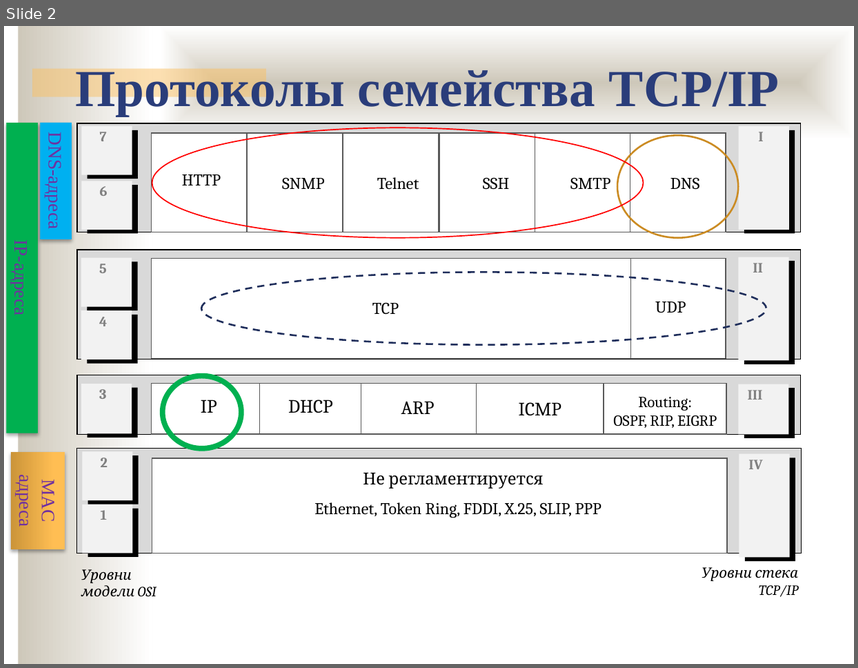
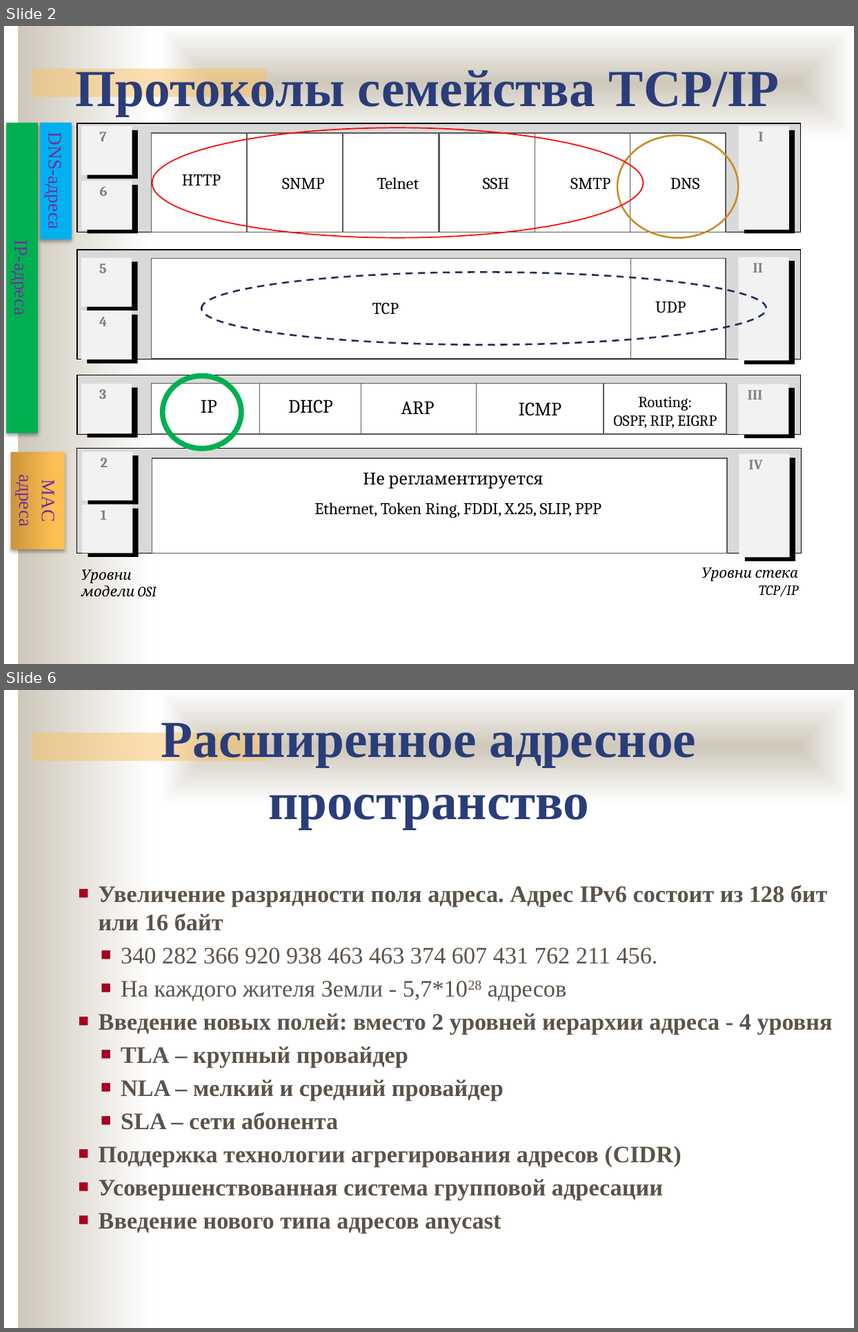
Before and after one commit to ukoloff/nets, a slide deck: lecture/15.pptx. Shown one above the other, each under a label of ours: slide 2 before the commit, slides 2 and 6 after it; the slides between them are not shown. The pictures are 858x668 and 858x1332 pixels, drawn with LibreOffice and Linux fonts; fonts in the diff are those of the drawing; background and template pictures are left out. Boxes give left, top, right and bottom in pixels: in the first picture for what was removed or moved away, otherwise in the second. Text is boxed around its words. In the diff, an @@ line names an element or a change of style, - is before the commit and + after.

```diff
--- a/lecture/15.pptx
+++ b/lecture/15.pptx
@@ slide 6 added at box(4, 690, 854, 1328), background #FFFFFF; not listed: 3 template elements that a slide beside it also shows @@
@@ text added at box(161, 716, 696, 829), 44 pt, text #2A3D7A, bold @@
+Расширенное адресное пространство
@@ text added at box(99, 885, 833, 1233), 20 pt, text #5B5249, bold @@
+■ Увеличение разрядности поля адреса. Адрес IPv6 состоит из 128 бит или 16 байт
+  ■ 340 282 366 920 938 463 463 374 607 431 762 211 456.
+  ■ На каждого жителя Земли - 5,7*1028 адресов
+■ Введение новых полей: вместо 2 уровней иерархии адреса - 4 уровня
+  ■ TLA – крупный провайдер
+  ■ NLA – мелкий и средний провайдер
+  ■ SLA – сети абонента
+■ Поддержка технологии агрегирования адресов (CIDR)
+■ Усовершенствованная система групповой адресации
+■ Введение нового типа адресов anycast
```
Also in this commit, not shown: 14 other slides added, 1 slide removed.
